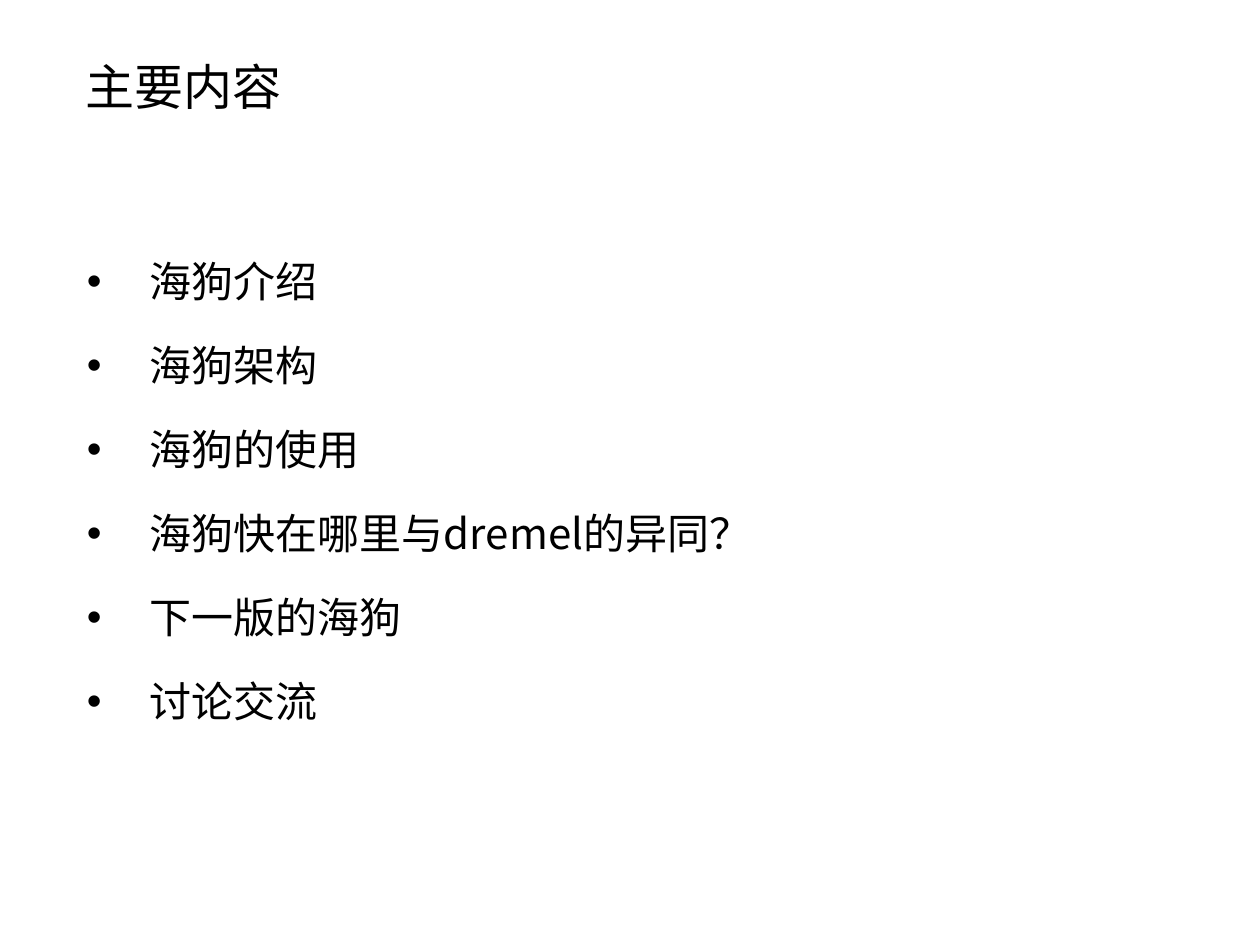
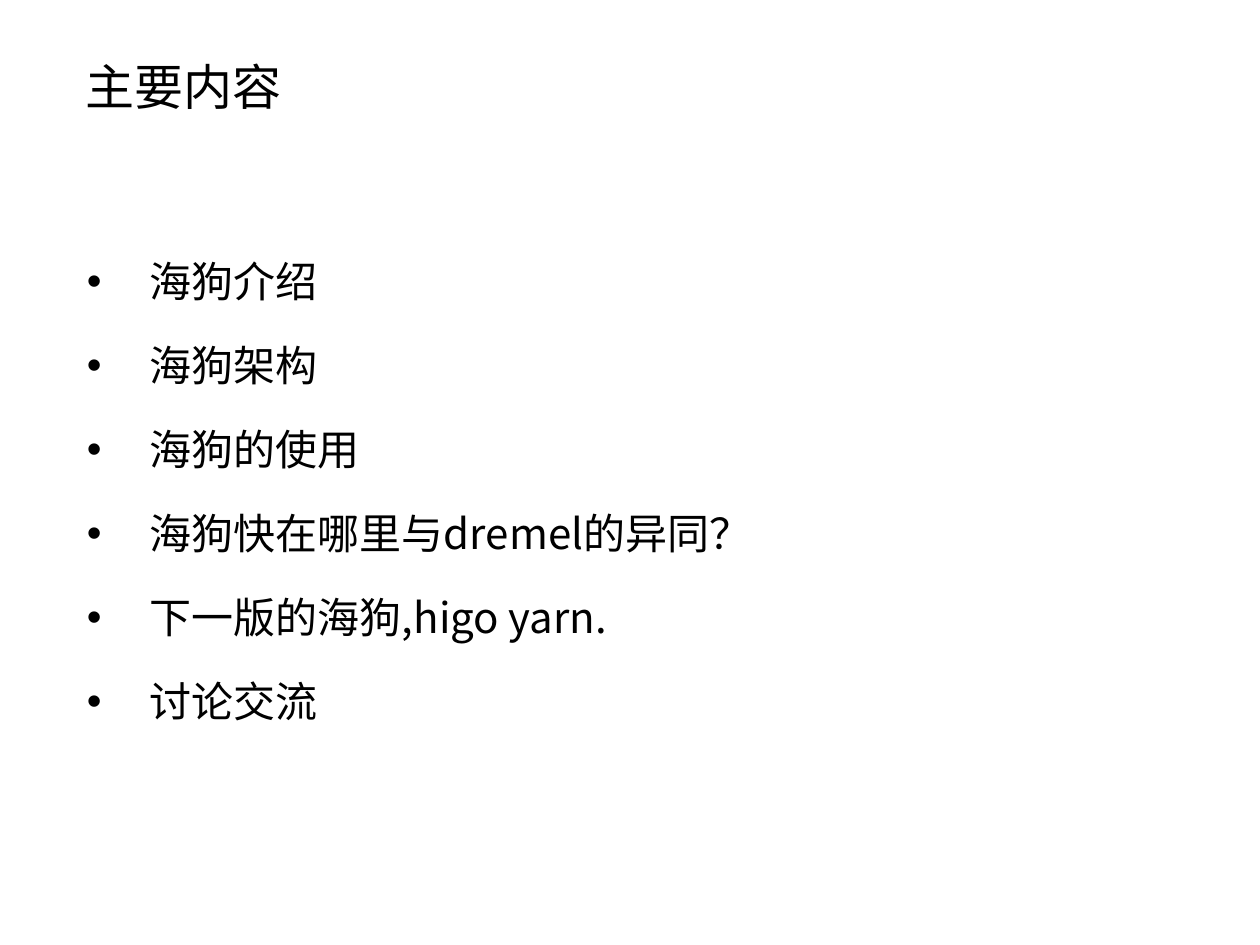
Before and after one commit to muyannian/higo, a slide deck: slide 4 of doc/higo.pptx. Drawn at 1260x945 pixels with LibreOffice and Linux fonts; fonts in the diff are those of the drawing; background and template pictures are left out. Boxes give left, top, right and bottom in pixels: in the first picture for what was removed or moved away, otherwise in the second. Text is boxed around its words. In the diff, an @@ line names an element or a change of style, - is before the commit and + after.

Commit message:
海狗下一版的规划

```diff
--- a/doc/higo.pptx
+++ b/doc/higo.pptx
@@ subtitle at box(150, 597, 607, 644): text changed @@
-• 下一版的海狗
+• 下一版的海狗,higo yarn.
```
Also in this commit, not shown: 1 other slide changed, 1 slide added, 2 slides removed.
